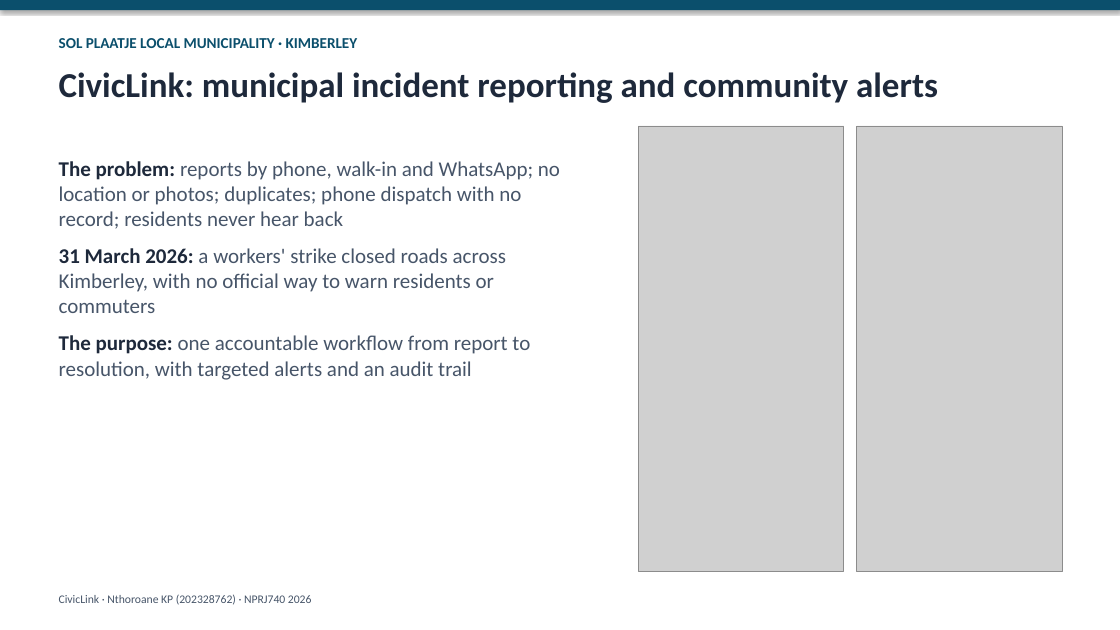
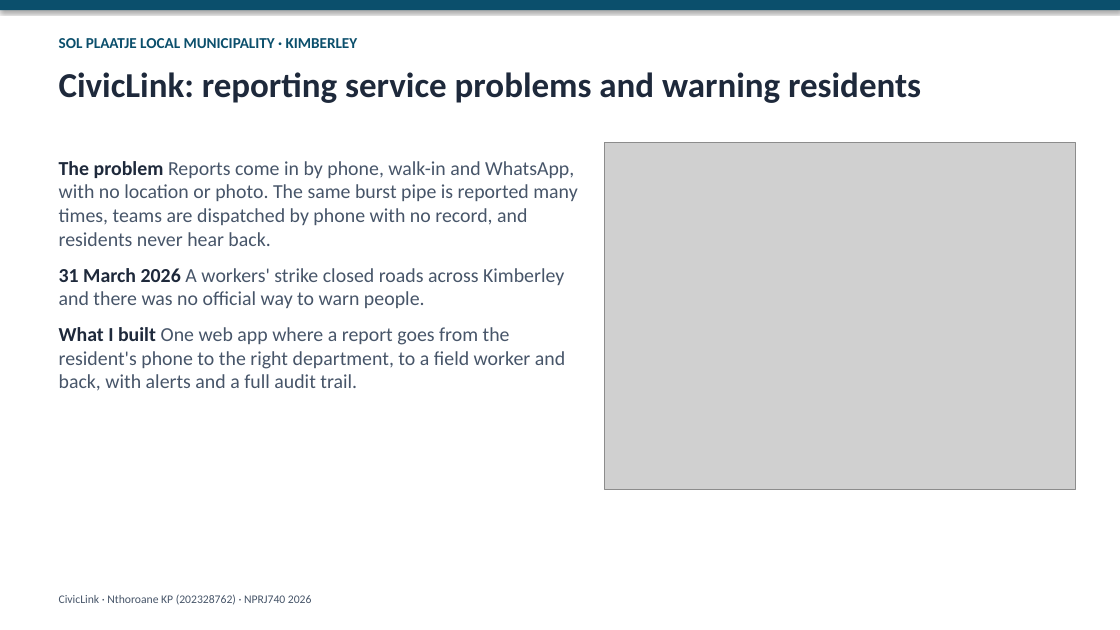
Before and after one commit to altechemist/civiclink, a slide deck: slide 1 of docs/presentation/CivicLink_Presentation.pptx. Drawn at 1120x630 pixels with LibreOffice and Linux fonts; fonts in the diff are those of the drawing; grey boxes stand for pictures. Boxes give left, top, right and bottom in pixels: in the first picture for what was removed or moved away, otherwise in the second. Text is boxed around its words. In the diff, an @@ line names an element or a change of style, - is before the commit and + after.

```diff
--- a/docs/presentation/CivicLink_Presentation.pptx
+++ b/docs/presentation/CivicLink_Presentation.pptx
@@ text at [59,72,921,103]: text changed @@
-CivicLink: municipal incident reporting and community alerts
+CivicLink: reporting service problems and warning residents
@@ picture: place and size @@
-picture at [639,126,844,571]
+picture at [605,143,1075,490]
@@ picture removed at [857,126,1063,571] @@
@@ text at [59,161,577,391]: text changed; size 18 to 17 pt @@
-The problem: reports by phone, walk-in and WhatsApp; no location or photos; duplicates; phone dispatch with no record; residents never hear back
-31 March 2026: a workers' strike closed roads across Kimberley, with no official way to warn residents or commuters
-The purpose: one accountable workflow from report to resolution, with targeted alerts and an audit trail
+The problem Reports come in by phone, walk-in and WhatsApp, with no location or photo. The same burst pipe is reported many times, teams are dispatched by phone with no record, and residents never hear back.
+31 March 2026 A workers' strike closed roads across Kimberley and there was no official way to warn people.
+What I built One web app where a report goes from the resident's phone to the right department, to a field worker and back, with alerts and a full audit trail.
```
Also in this commit, not shown: 3 other slides changed, 8 slides added, 2 slides removed, 7 other files.
